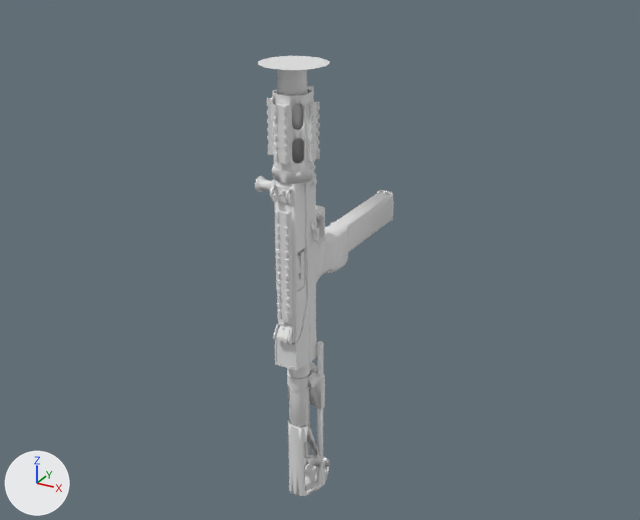
The glTF model models/characters/weapons/30-SST.glb, before and after one commit.
The view is the same before and after, from a 50 mm lens placed at (8.51, -15.65, 7.81), pointed at (-0.18, 0.15, -0.09). Lighting does not change. The marker at lower left points along +X, +Y and +Z. The picture after the commit comes second. Materials are left out; every surface is plain grey. Where no turn or scale is listed for an object, it has been applied to the vertices.

Names of what the first picture shows: 'LP_MDCQB-G7_Stock-1_Material_#458_0', 'LP_MDCQB-G7_Stock-2_Material_#458_0', 'LP_MDCQB-G7_Stock-3_Material_#458_0', 'LP_SST30_Barrel_Extension_Material_#459_0', 'LP_SST30_Bottom_Frame001_Material_#457_0', 'LP_SST30_Handguard_Body_Material_#459_0', 'LP_SST30_Handguard_Rails_Material_#459_0', 'LP_SST30_Mag001_Material_#457_0', 'LP_SST30_Right_Grip_Pad001_Material_#457_0', 'LP_SST30_Top_Frame001_Material_#457_0', 'LP_SST30_Top_Mount_Rail001_Material_#457_0', 'muzzleFlash' and 13 more.
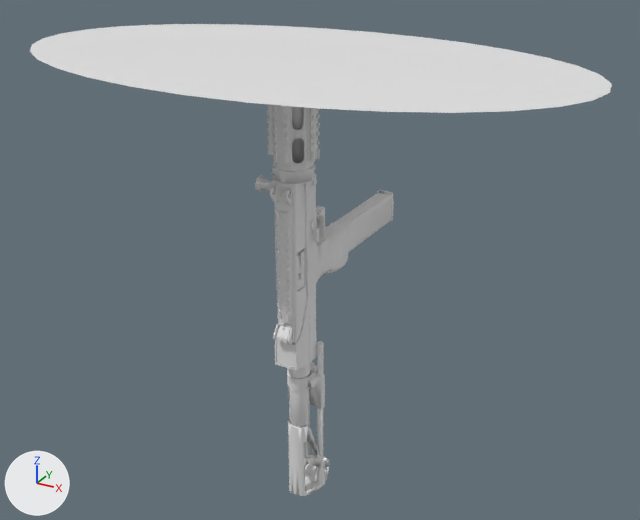
Changed parts and their boxes [x1, y1, x2, y2] in the pictures (640 x 520 px):
'muzzleFlash', moved, rescaled (688% wider, 500% taller): before [257, 56, 330, 70]; after [30, 24, 612, 113]

Edits to the bpy script that builds the scene:
```text
Change ob_muzzleflash:
    ob_muzzleflash.location: (-0.279, -0.736, 4.401) -> (-0.279, -0.736, 4.481)
    ob_muzzleflash.scale: (7.0, 7.0, 7.0) -> (60.0, 35.0, 35.0)
```
